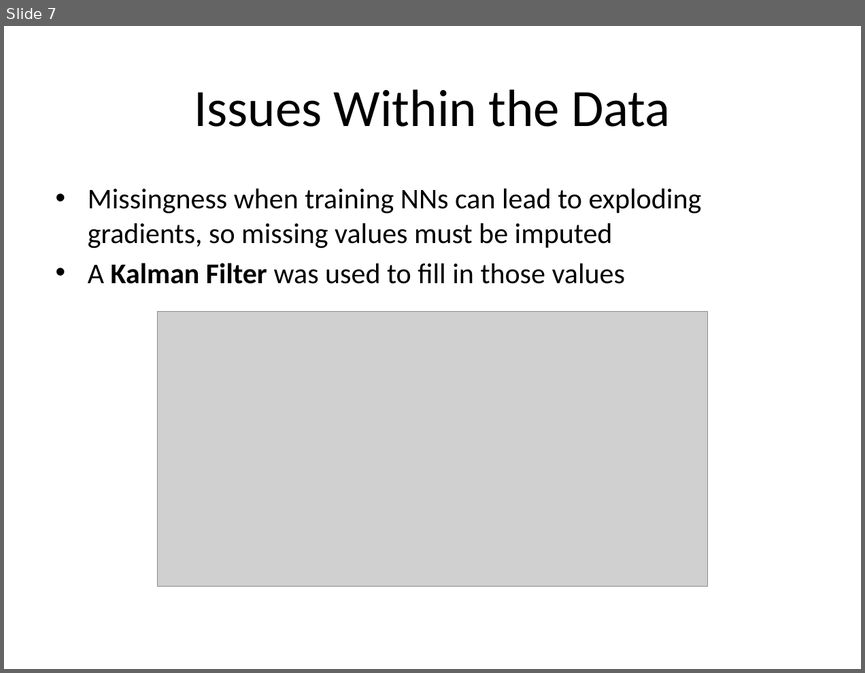
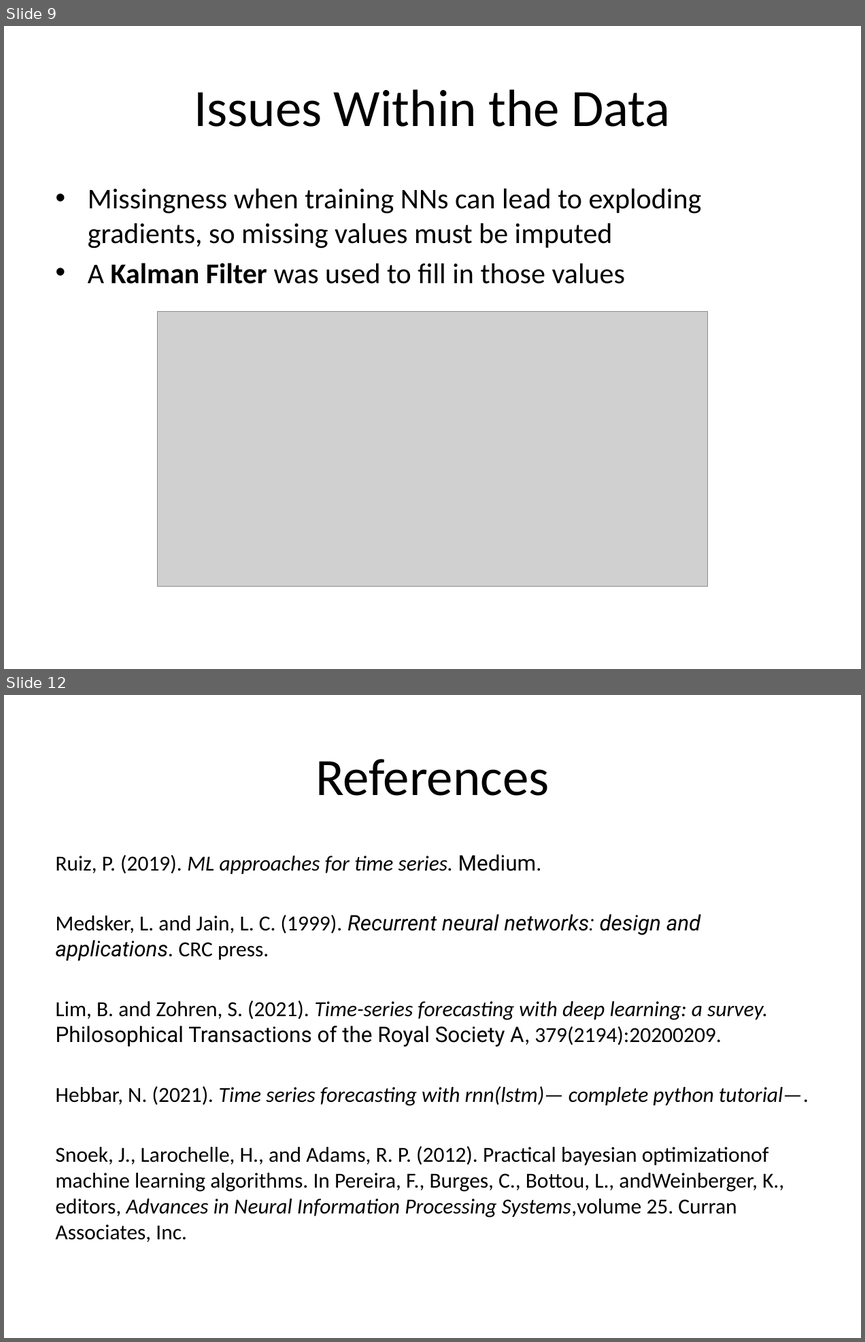
Before and after one commit to lliucci/LSTM-Explorative-Project, a slide deck: Deliverables/Presentation/Writing_Project_Presentation.pptx. Shown one above the other, each under a label of ours: slide 7 before the commit, slides 9 and 12 after it; the slides between them are not shown. The pictures are 865x673 and 865x1342 pixels, drawn with LibreOffice and Linux fonts; fonts in the diff are those of the drawing; grey boxes stand for pictures; background and template pictures are left out. Boxes give left, top, right and bottom in pixels: in the first picture for what was removed or moved away, otherwise in the second. Text is boxed around its words. In the diff, an @@ line names an element or a change of style, - is before the commit and + after.

```diff
--- a/Deliverables/Presentation/Writing_Project_Presentation.pptx
+++ b/Deliverables/Presentation/Writing_Project_Presentation.pptx
@@ slide 12 added at <box>4,695,861,1338</box>, background picture (left out) @@
@@ title added at <box>315,759,549,796</box>, 44 pt, text #000000 @@
+References
@@ text added at <box>56,854,808,1242</box>, 18 pt, text #000000 @@
+Ruiz, P. (2019). ML approaches for time series. Medium.
+Medsker, L. and Jain, L. C. (1999). Recurrent neural networks: design and applications. CRC press.
+Lim, B. and Zohren, S. (2021). Time-series forecasting with deep learning: a survey. Philosophical Transactions of the Royal Society A, 379(2194):20200209.
+Hebbar, N. (2021). Time series forecasting with rnn(lstm)— complete python tutorial—.
+Snoek, J., Larochelle, H., and Adams, R. P. (2012). Practical bayesian optimizationof machine learning algorithms. In Pereira, F., Burges, C., Bottou, L., andWeinberger, K., editors, Advances in Neural Information Processing Systems,volume 25. Curran Associates, Inc.
@@ what was slide 7 is now slide 9 @@
```
Also in this commit, not shown: 3 slides changed, 2 other slides added, 33 other files.
